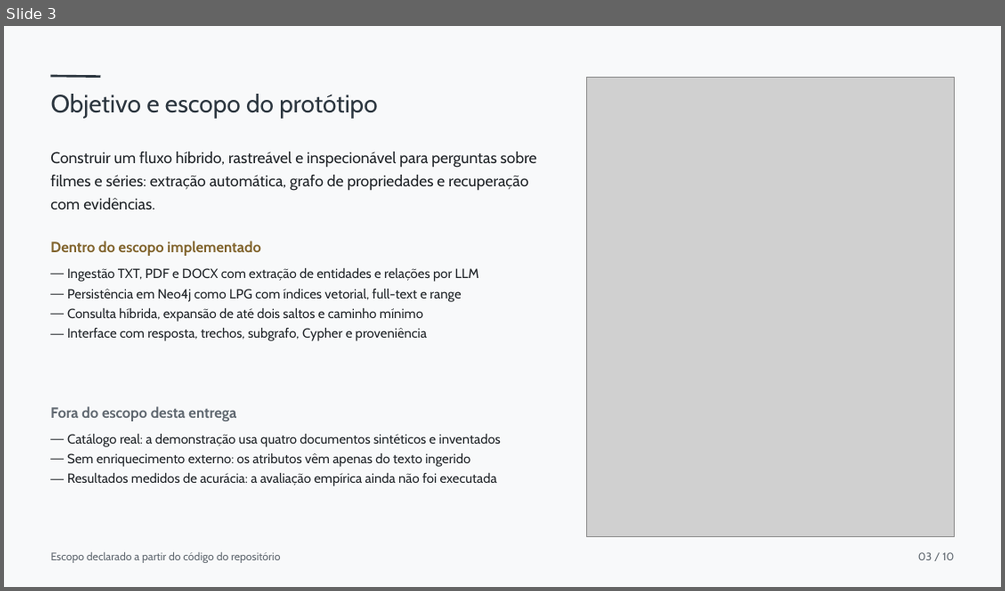
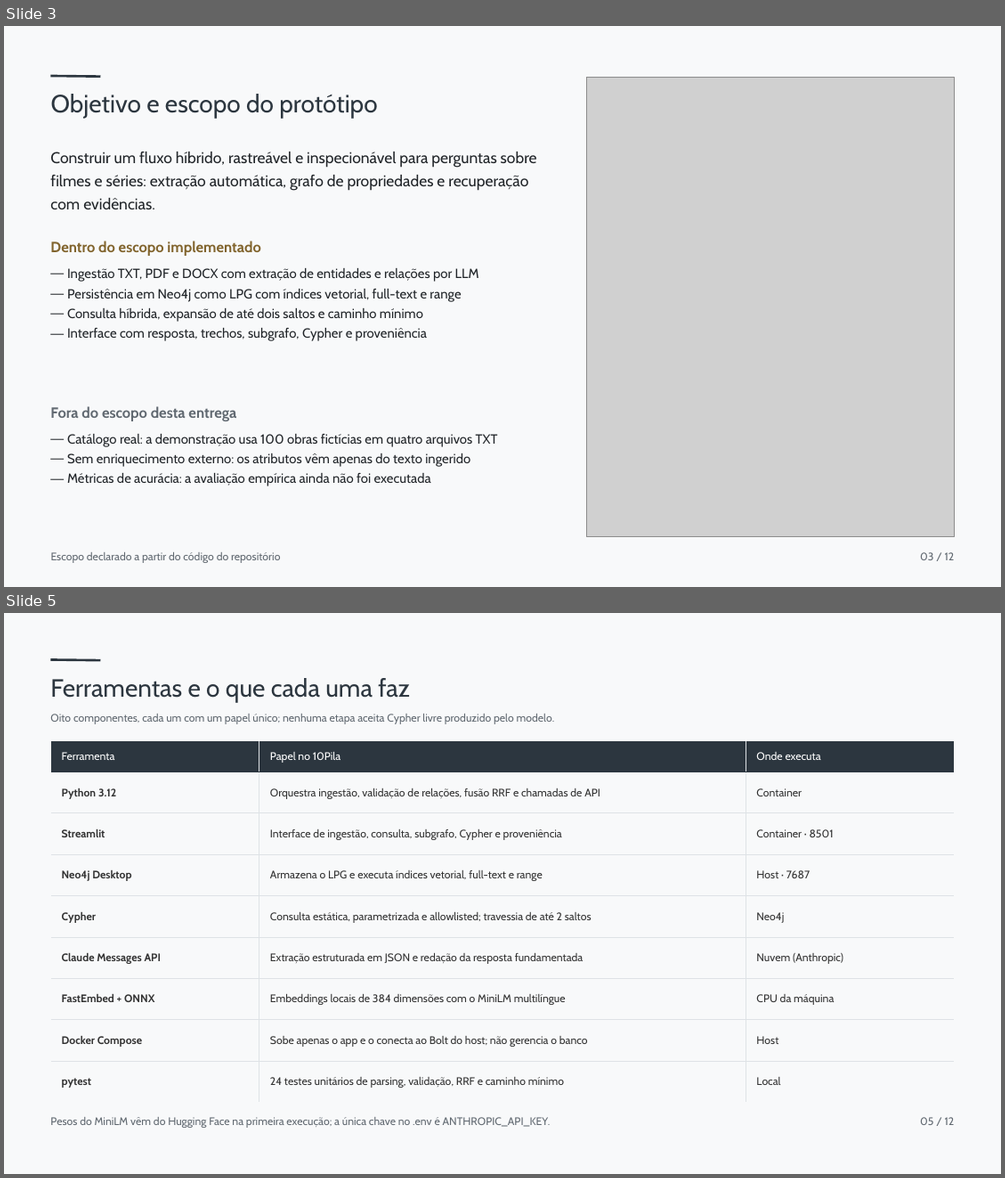
Before and after one commit to ARTHURNOBREGA1268/cinegrafo, a slide deck: docs/06_apresentacao_10pila.pptx. Shown one above the other, each under a label of ours: slide 3 before the commit, slides 3 and 5 after it; the slides between them are not shown. The pictures are 1005x591 and 1005x1178 pixels, drawn with LibreOffice and Linux fonts; fonts in the diff are those of the drawing; grey boxes stand for pictures. Boxes give left, top, right and bottom in pixels: in the first picture for what was removed or moved away, otherwise in the second. Text is boxed around its words. In the diff, an @@ line names an element or a change of style, - is before the commit and + after.

Commit message:
docs: apresentacao com ferramentas, privacidade e validacao

```diff
--- a/docs/06_apresentacao_10pila.pptx
+++ b/docs/06_apresentacao_10pila.pptx
@@ slide 5 added at (x1=4, y1=613, x2=1001, y2=1174), background #F8F9FA @@
@@ line added from (50, 659) to (100, 660), #2C363F 3 pt @@
@@ text added at (x1=50, y1=678, x2=410, y2=702), 32 pt, text #2C363F @@
+Ferramentas e o que cada uma faz
@@ text added at (x1=50, y1=714, x2=555, y2=724), 14 pt, text #616971 @@
+Oito componentes, cada um com um papel único; nenhuma etapa aceita Cypher livre produzido pelo modelo.
@@ table added at (x1=50, y1=741, x2=955, y2=1102), 9 rows, 3 columns @@
+Ferramenta | Papel no 10Pila | Onde executa
+Python 3.12 | Orquestra ingestão, validação de relações, fusão RRF e chamadas de API | Container
+Streamlit | Interface de ingestão, consulta, subgrafo, Cypher e proveniência | Container · 8501
+Neo4j Desktop | Armazena o LPG e executa índices vetorial, full-text e range | Host · 7687
+Cypher | Consulta estática, parametrizada e allowlisted; travessia de até 2 saltos | Neo4j
+Claude Messages API | Extração estruturada em JSON e redação da resposta fundamentada | Nuvem (Anthropic)
+FastEmbed + ONNX | Embeddings locais de 384 dimensões com o MiniLM multilíngue | CPU da máquina
+Docker Compose | Sobe apenas o app e o conecta ao Bolt do host; não gerencia o banco | Host
+pytest | 24 testes unitários de parsing, validação, RRF e caminho mínimo | Local
@@ text added at (x1=50, y1=1117, x2=550, y2=1127), 14 pt, text #616971 @@
+Pesos do MiniLM vêm do Hugging Face na primeira execução; a única chave no .env é ANTHROPIC_API_KEY.
@@ text added at (x1=920, y1=1117, x2=955, y2=1125), 14 pt, text #616971 @@
+05 / 12
@@ slide 3 changed as well @@
@@ text at (x1=67, y1=434, x2=498, y2=447): text changed @@
-— Catálogo real: a demonstração usa quatro documentos sintéticos e inventados
+— Catálogo real: a demonstração usa 100 obras fictícias em quatro arquivos TXT
@@ text at (x1=67, y1=473, x2=431, y2=486): text changed @@
-— Resultados medidos de acurácia: a avaliação empírica ainda não foi executada
+— Métricas de acurácia: a avaliação empírica ainda não foi executada
@@ text at (x1=920, y1=552, x2=955, y2=560): text changed @@
-03 / 10
+03 / 12
```
Also in this commit, not shown: 9 other slides changed, 1 other slide added.
